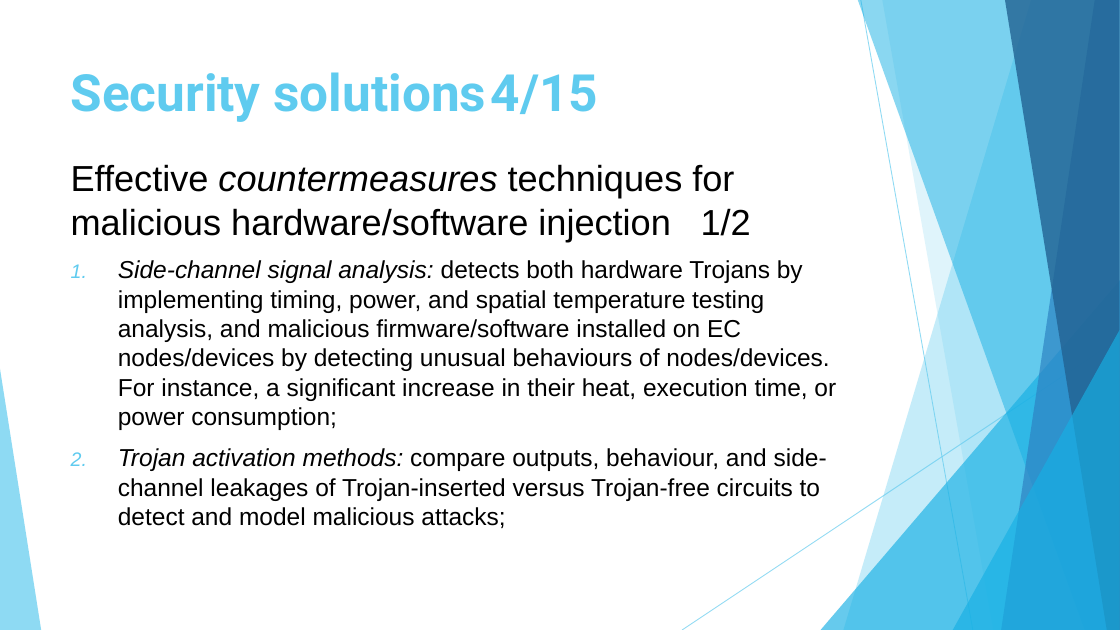
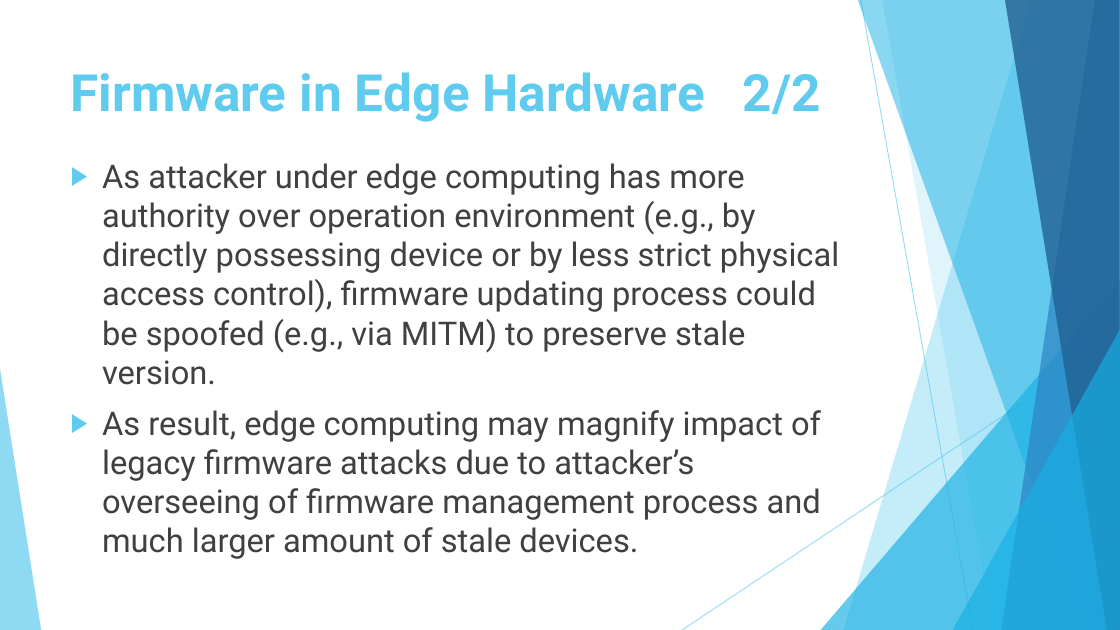
Before and after one commit to s2n-cnit/phd-stiet-cyber-security-approaches-cloud-edge-environments, a slide deck: slide 33 of slides/slides-4.pptx (slide 32 before the commit). Drawn at 1120x630 pixels with LibreOffice and Linux fonts; fonts in the diff are those of the drawing; background and template pictures are left out. Boxes give left, top, right and bottom in pixels: in the first picture for what was removed or moved away, otherwise in the second. Text is boxed around its words. In the diff, an @@ line names an element or a change of style, - is before the commit and + after.

```diff
--- a/slides/slides-4.pptx
+++ b/slides/slides-4.pptx
@@ title at [71, 72, 821, 122]: text changed @@
-Security solutions 4/15
+Firmware in Edge Hardware 2/2
@@ text at [102, 163, 839, 559]: text changed; size 21 to 28 pt; font Arial to Roboto; text colour #000000 to #404040 @@
-Effective countermeasures techniques for malicious hardware/software injection 1/2
-1. Side-channel signal analysis: detects both hardware Trojans by implementing timing, power, and spatial temperature testing analysis, and malicious firmware/software installed on EC nodes/devices by detecting unusual behaviours of nodes/devices.
-   For instance, a significant increase in their heat, execution time, or power consumption;
-2. Trojan activation methods: compare outputs, behaviour, and side-channel leakages of Trojan-inserted versus Trojan-free circuits to detect and model malicious attacks;
+▶ As attacker under edge computing has more authority over operation environment (e.g., by directly possessing device or by less strict physical access control), firmware updating process could be spoofed (e.g., via MITM) to preserve stale version.
+▶ As result, edge computing may magnify impact of legacy firmware attacks due to attacker’s overseeing of firmware management process and much larger amount of stale devices.
```
Also in this commit, not shown: 34 other slides changed, 93 slides added, 10 slides removed, 12 other files.
